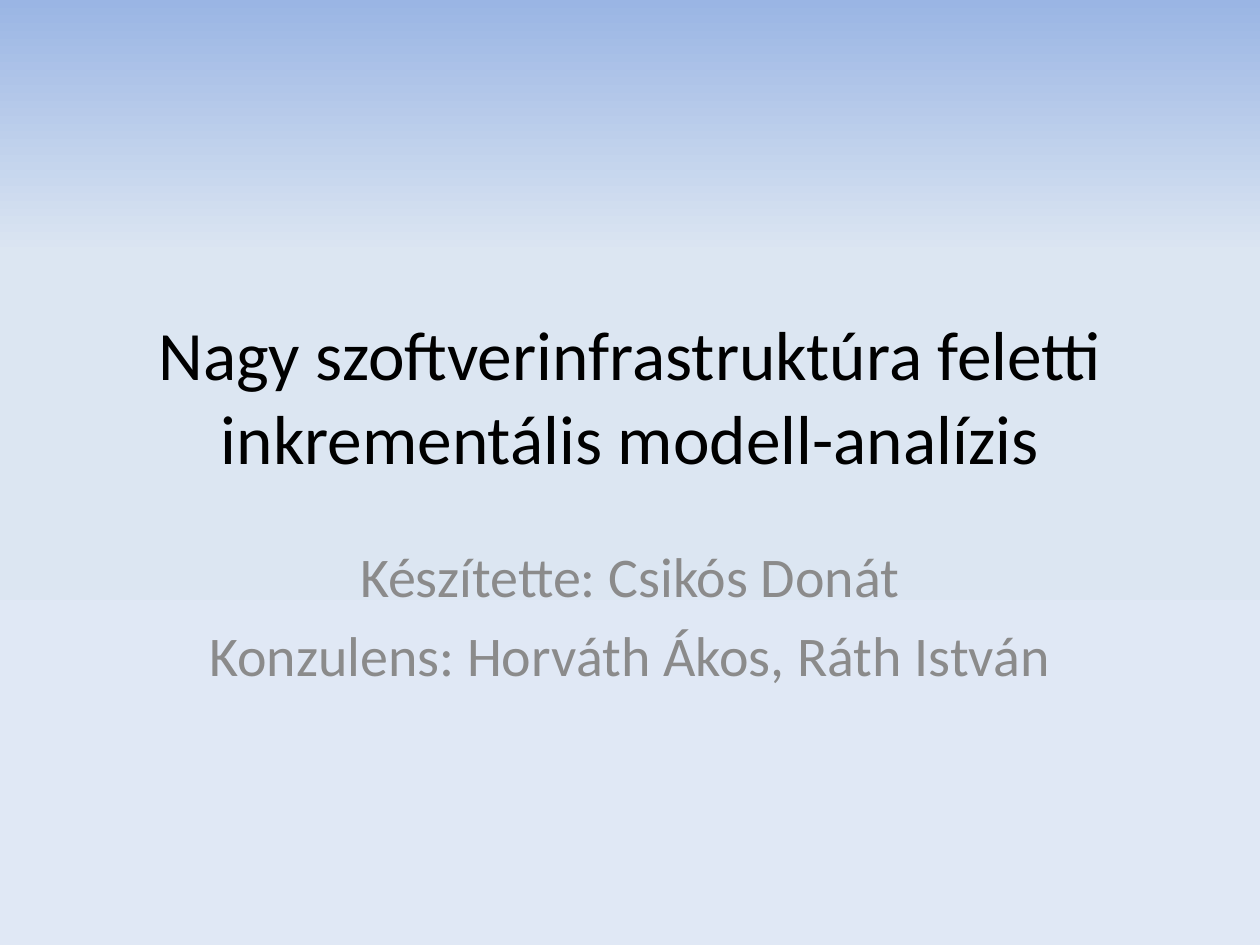
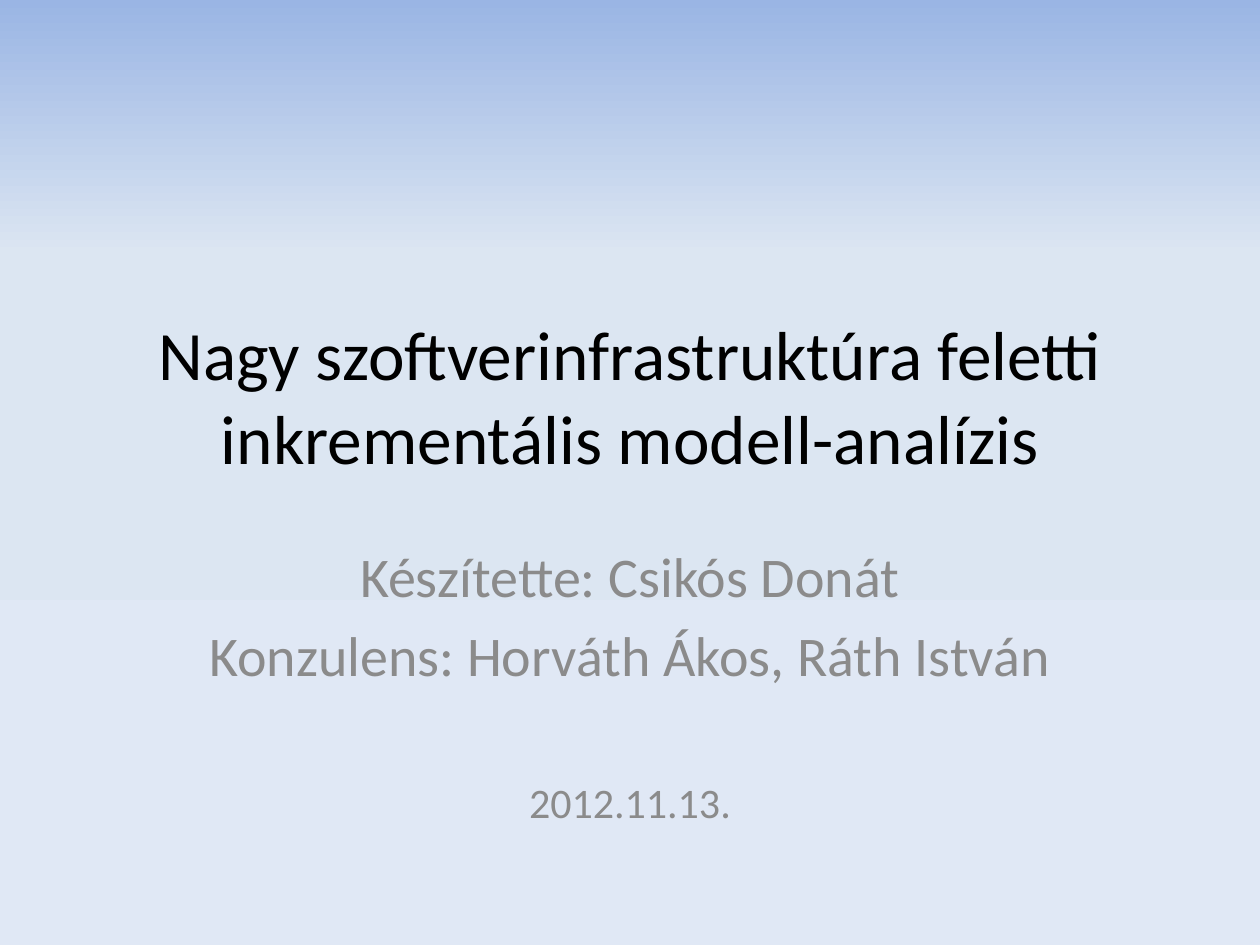
Before and after one commit to donat/incquery-deps, a slide deck: slide 1 of incquery-deps-documentation/presentation/tdk_pres_hu_v2.pptx. Drawn at 1260x945 pixels with LibreOffice and Linux fonts; fonts in the diff are those of the drawing. Boxes give left, top, right and bottom in pixels: in the first picture for what was removed or moved away, otherwise in the second. Text is boxed around its words. In the diff, an @@ line names an element or a change of style, - is before the commit and + after.

```diff
--- a/incquery-deps-documentation/presentation/tdk_pres_hu_v2.pptx
+++ b/incquery-deps-documentation/presentation/tdk_pres_hu_v2.pptx
@@ text added at (529, 791, 731, 818), 24 pt, text #8C8C8C @@
+2012.11.13.
```
Also in this commit, not shown: 19 other slides changed, 2 slides added, 1 slide removed.
